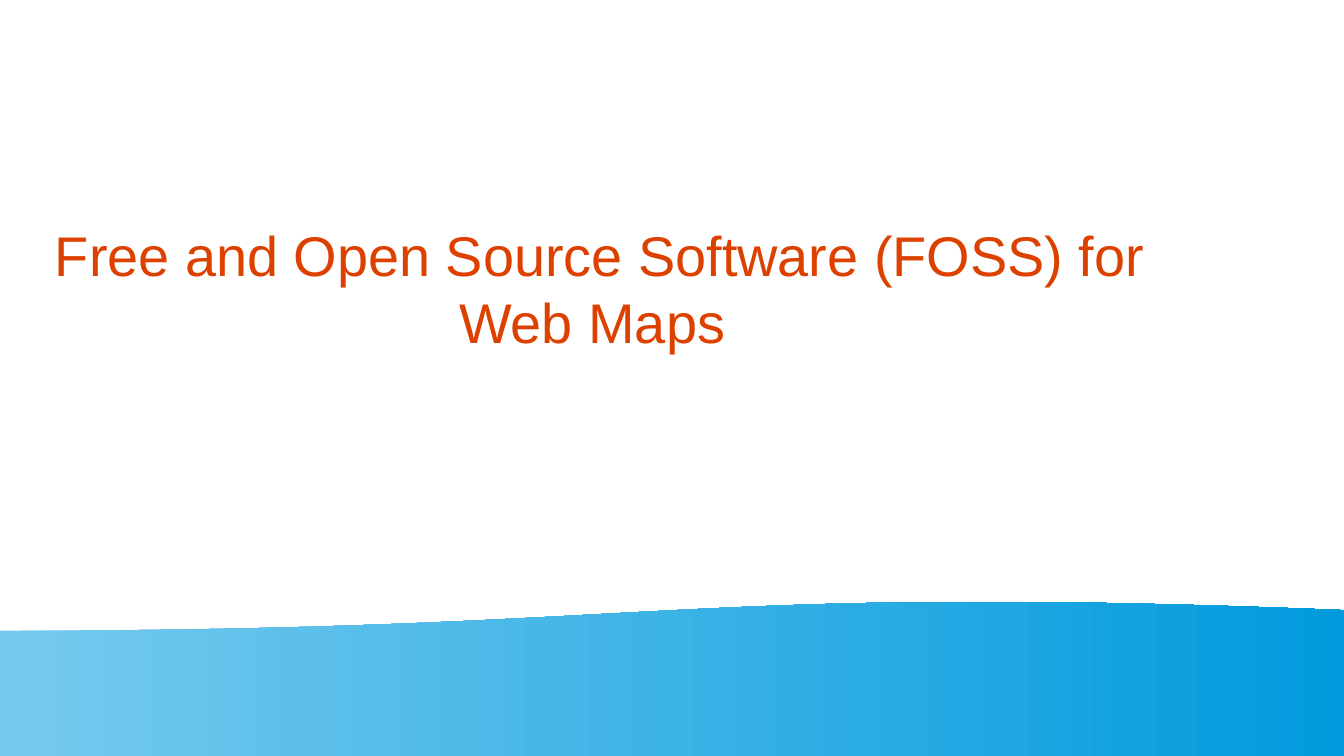
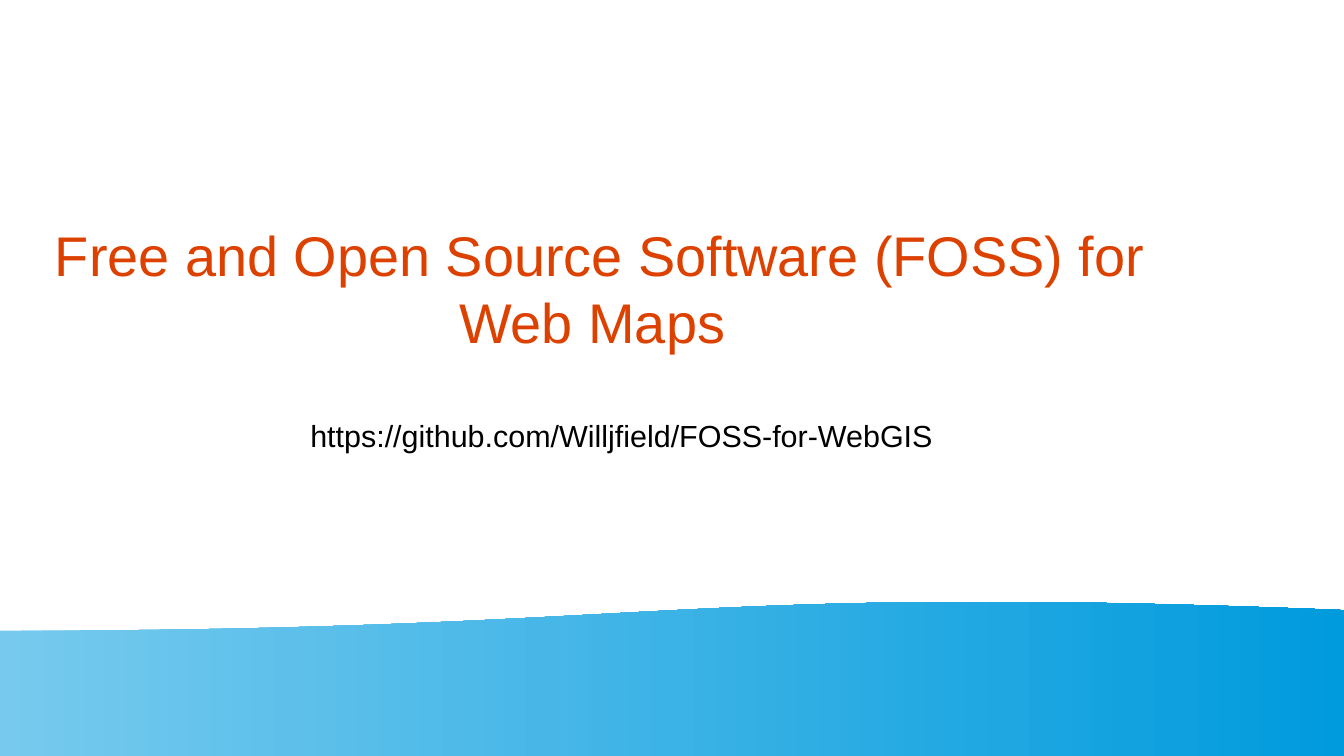
Before and after one commit to Willjfield/FOSS-for-WebGIS, a slide deck: slide 1 of 6-7/Intro.odp. Drawn at 1344x756 pixels with LibreOffice and Linux fonts; fonts in the diff are those of the drawing. Boxes give left, top, right and bottom in pixels: in the first picture for what was removed or moved away, otherwise in the second. Text is boxed around its words. In the diff, an @@ line names an element or a change of style, - is before the commit and + after.

```diff
--- a/6-7/Intro.odp
+++ b/6-7/Intro.odp
@@ text added at [310, 425, 932, 453], 18 pt, text #000000 @@
+https://github.com/Willjfield/FOSS-for-WebGIS
```
Also in this commit, not shown: 6 other files.
